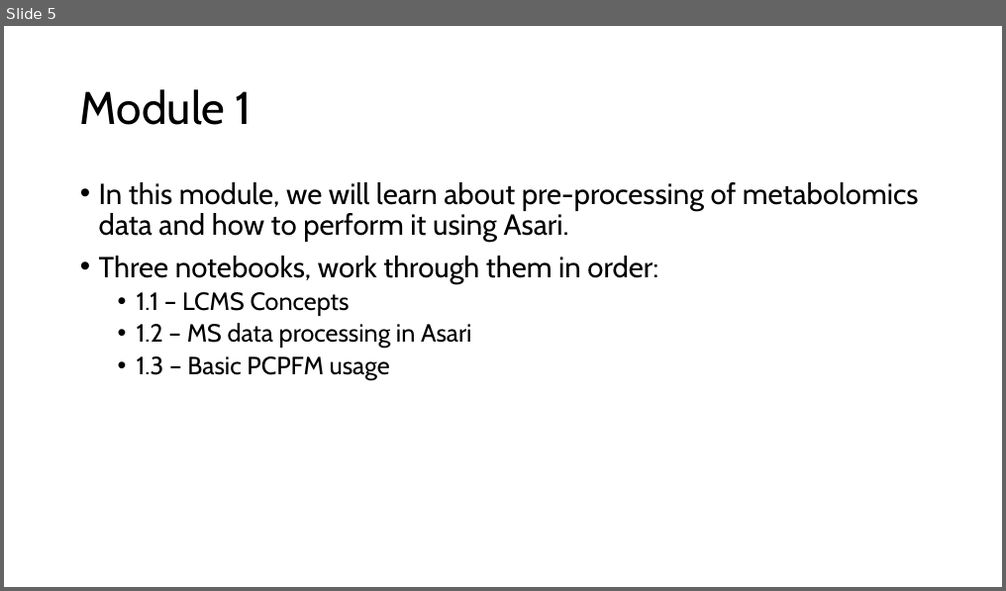
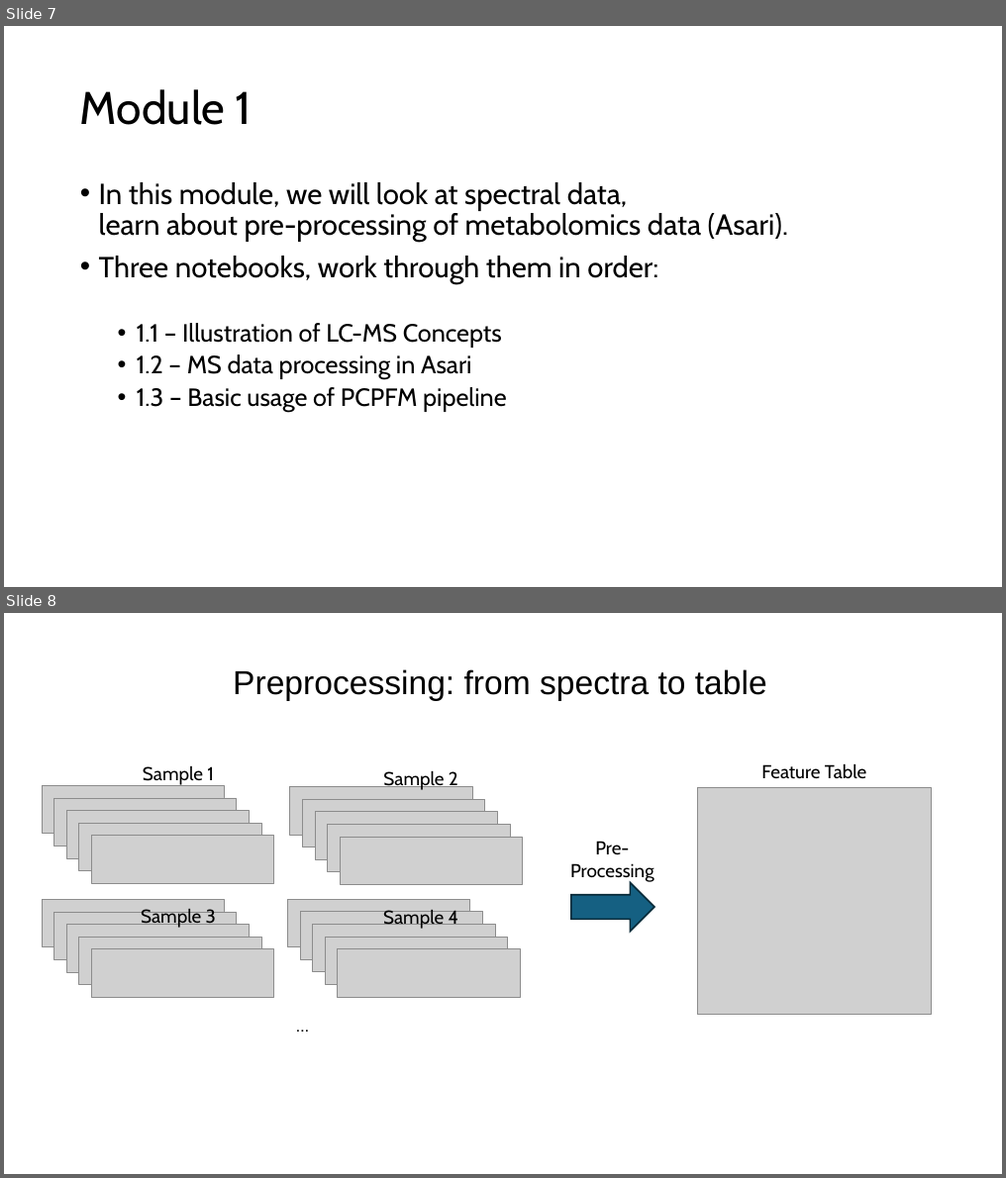
Before and after one commit to shuzhao-li-lab/MANA2024, a slide deck: Slides.pptx. Shown one above the other, each under a label of ours: slide 5 before the commit, slides 7 and 8 after it. The pictures are 1006x591 and 1006x1178 pixels, drawn with LibreOffice and Linux fonts; fonts in the diff are those of the drawing; grey boxes stand for pictures. Boxes give left, top, right and bottom in pixels: in the first picture for what was removed or moved away, otherwise in the second. Text is boxed around its words. In the diff, an @@ line names an element or a change of style, - is before the commit and + after.

```diff
--- a/Slides.pptx
+++ b/Slides.pptx
@@ slide 8 added at <box>4,613,1002,1174</box>, background #FFFFFF @@
@@ text added at <box>233,669,767,701</box>, 32 pt, text #000000 @@
+Preprocessing: from spectra to table
@@ picture added at <box>42,786,224,834</box> @@
@@ text added at <box>143,766,214,785</box>, 18 pt, text #000000 @@
+Sample 1
@@ picture added at <box>290,786,472,835</box> @@
@@ text added at <box>383,771,458,790</box>, 18 pt, text #000000 @@
+Sample 2
@@ picture added at <box>697,788,931,1015</box> @@
@@ text added at <box>761,763,866,779</box>, 18 pt, text #000000 @@
+Feature Table
@@ picture added at <box>54,798,237,846</box> @@
@@ picture added at <box>67,811,250,859</box> @@
@@ picture added at <box>303,799,485,848</box> @@
@@ picture added at <box>315,812,497,861</box> @@
@@ picture added at <box>79,823,261,871</box> @@
@@ picture added at <box>91,836,274,883</box> @@
@@ picture added at <box>328,824,510,872</box> @@
@@ picture added at <box>341,837,523,884</box> @@
@@ text added at <box>570,841,654,882</box>, 18 pt, text #000000 @@
+Pre-Processing
@@ picture added at <box>42,900,224,948</box> @@
@@ text added at <box>141,909,216,928</box>, 18 pt, text #000000 @@
+Sample 3
@@ picture added at <box>288,900,470,948</box> @@
@@ right arrow added at <box>571,882,654,931</box>, fill #156082, outline #092A39 1.5 pt @@
@@ picture added at <box>54,912,237,959</box> @@
@@ picture added at <box>67,925,250,972</box> @@
@@ picture added at <box>79,937,261,985</box> @@
@@ picture added at <box>300,912,483,959</box> @@
@@ picture added at <box>313,925,495,972</box> @@
@@ picture added at <box>325,937,508,985</box> @@
@@ text added at <box>383,910,459,929</box>, 18 pt, text #000000 @@
+Sample 4
@@ picture added at <box>91,950,274,997</box> @@
@@ picture added at <box>338,950,521,997</box> @@
@@ text added at <box>249,1010,356,1040</box>, 18 pt, text #000000 @@
+…
@@ what was slide 5 is now slide 7 @@
@@ slide 7 changed as well @@
@@ text at <box>99,182,788,243</box>: text changed @@
-• In this module, we will learn about pre-processing of metabolomics data and how to perform it using Asari.
+• In this module, we will look at spectral data,
+  learn about pre-processing of metabolomics data (Asari).
@@ text at <box>137,323,502,348</box>: text changed @@
-  • 1.1 – LCMS Concepts
+  • 1.1 – Illustration of LC-MS Concepts
@@ text at <box>137,387,507,412</box>: text changed @@
-  • 1.3 – Basic PCPFM usage
+  • 1.3 – Basic usage of PCPFM pipeline
```
Also in this commit, not shown: 5 other slides changed, 4 other slides added, 1 slide removed.
